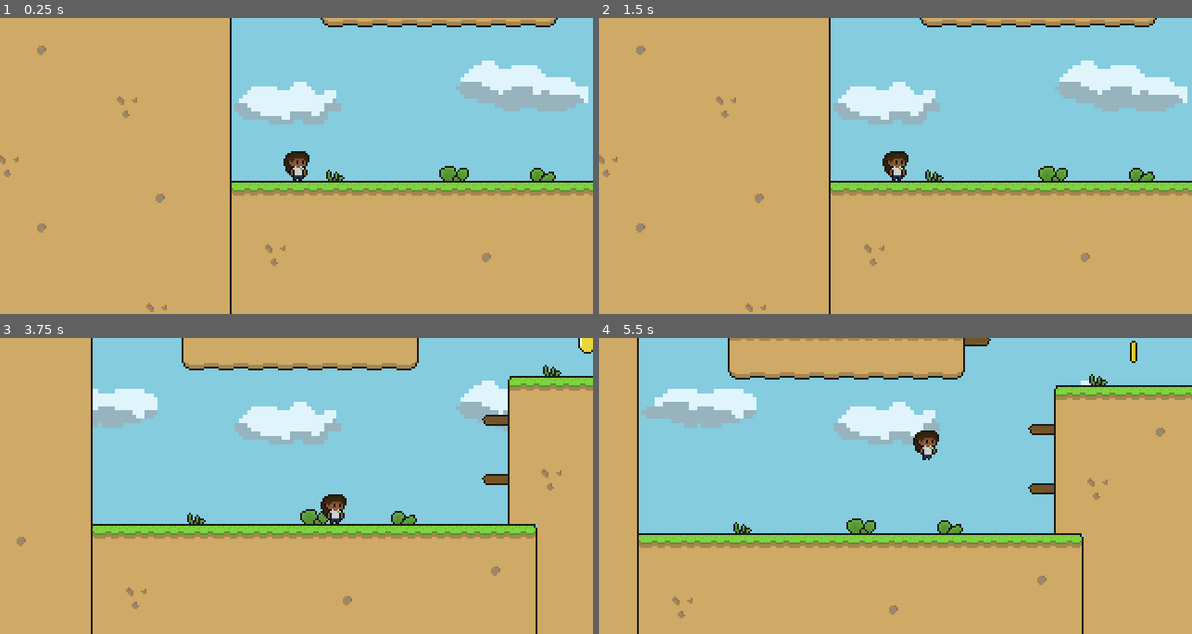
Above: before the commit, frames 1-4 (two rows, left to right).
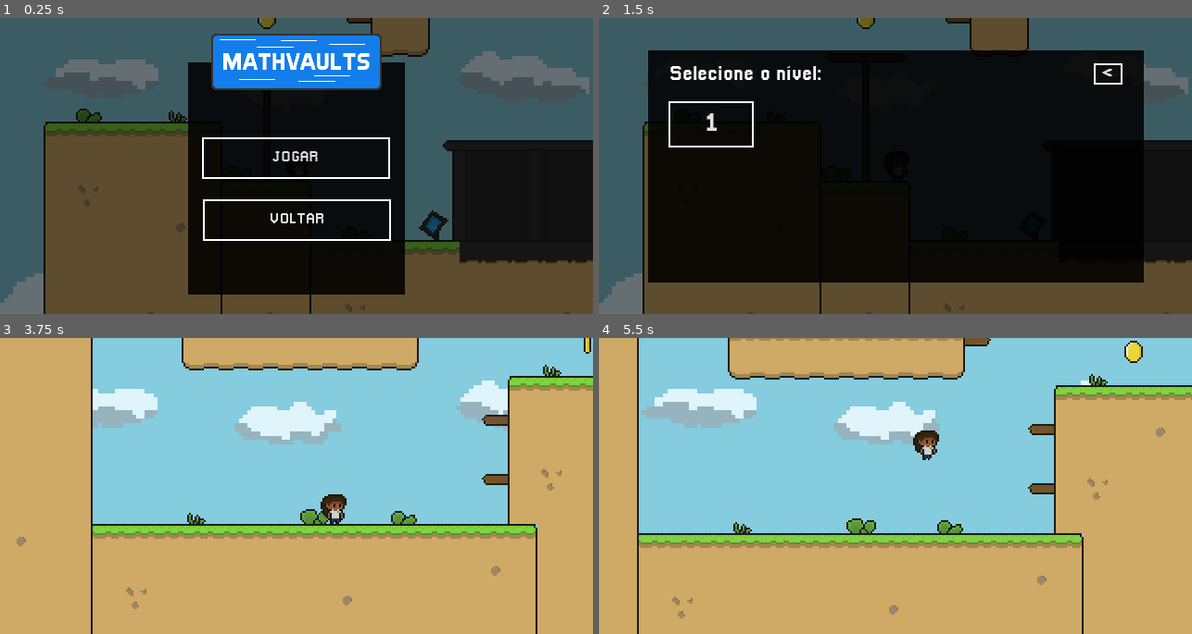
Above: after the commit, the same moments.

Repository: DanilloPitta/MathMinigames
Game: Godot game, scene res://MiniGames/MathVaults/Menu/menu.tscn
Same seed, same stepped clock (60 frames per second), same inputs: the game is played once before the commit and once after it. Before the commit the project starts from res://MiniGames/MathVaults/Levels/level_1.tscn.
Inputs (mouse positions are in pixels of both pictures, inside the frame that each line leads up to):
- Up to frame 1 (0.25 s): no input
- Up to frame 2 (1.5 s): click (895, 219) at 0.5 s, where only the run after the commit has a clickable "VOLTAR"; click (895, 157) at 1.25 s, where only the run after the commit has a clickable "JOGAR"
- Up to frame 3 (3.75 s): click (112, 444) at 2 s, where only the run after the commit has a clickable "1"; move the mouse to (426, 471) at 2.77 s; hold Right (ui_right) from 2.78 s (still down); click (426, 471) at 2.92 s; tap W (jump) at 3.02 s; move the mouse to (177, 500) at 3.52 s
- Up to frame 4 (5.5 s): tap W (jump) at 3.77, 5.27 s; move the mouse to (954, 420) at 4.27 s; release Right (ui_right) at 4.28 s; hold Left (ui_left) 4.28-5.03 s; move the mouse to (865, 545) at 5.02 s; hold Right (ui_right) from 5.03 s (still down); click (865, 545) at 5.17 s

The runs differ from the first frame. In frame 1, 99% of the frame differs, in the area x 0-100%, y 0-100%; in frame 2, 99%; in frame 3, 0.1%; in frame 4, 0.2%.

Commit message:
MathVaults menu

Diff:
--- /dev/null
+++ b/MiniGames/MathVaults/Menu/LevelBtn.gd
@@ -0,0 +1,6 @@
+extends Button
+
+@export var level_id : int
+
+func _on_pressed():
+	get_tree().change_scene_to_file("res://MiniGames/MathVaults/Levels/level_" + str(level_id) + ".tscn")
--- /dev/null
+++ b/MiniGames/MathVaults/Menu/menu.gd
@@ -0,0 +1,14 @@
+extends Control
+
+@onready var active_menu_tab = $Main
+
+func change_menu_tab(tab_to_show):
+	active_menu_tab.visible = false
+	tab_to_show.visible = true
+	active_menu_tab = tab_to_show
+
+func _on_play_pressed():
+	change_menu_tab($LevelSelector)
+
+func _on_back_btn_pressed():
+	change_menu_tab($Main)
--- /dev/null
+++ b/MiniGames/MathVaults/Menu/menu.tscn
@@ -0,0 +1,149 @@
+[gd_scene load_steps=8 format=3 uid="uid://iylsjmou6saw"]
+
+[ext_resource type="FontFile" uid="uid://dm8dwovr228s4" path="res://MiniGames/MathVaults/Assets/Fonts/Pixellari.ttf" id="1_fkvoi"]
+[ext_resource type="Texture2D" uid="uid://n2fj6bvs5f0a" path="res://MiniGames/MathVaults/Menu/Assets/background.png" id="1_pongb"]
+[ext_resource type="Script" path="res://MiniGames/MathVaults/Menu/menu.gd" id="2_8sjn0"]
+[ext_resource type="Texture2D" uid="uid://dmg5t6c4or3u6" path="res://MiniGames/MathVaults/Menu/Assets/title.png" id="2_cjhpf"]
+[ext_resource type="Script" path="res://MiniGames/MathVaults/Menu/LevelBtn.gd" id="5_pt514"]
+
+[sub_resource type="StyleBoxFlat" id="StyleBoxFlat_3knu7"]
+bg_color = Color(0.439216, 0.494118, 0.521569, 0)
+border_width_left = 2
+border_width_top = 2
+border_width_right = 2
+border_width_bottom = 2
+border_color = Color(1, 1, 1, 1)
+
+[sub_resource type="Theme" id="Theme_5at7l"]
+Button/fonts/font = ExtResource("1_fkvoi")
+Button/styles/disabled = SubResource("StyleBoxFlat_3knu7")
+Button/styles/focus = SubResource("StyleBoxFlat_3knu7")
+Button/styles/hover = SubResource("StyleBoxFlat_3knu7")
+Button/styles/normal = SubResource("StyleBoxFlat_3knu7")
+Button/styles/pressed = SubResource("StyleBoxFlat_3knu7")
+Label/fonts/font = ExtResource("1_fkvoi")
+
+[node name="Menu" type="Control"]
+layout_mode = 3
+anchors_preset = 15
+anchor_right = 1.0
+anchor_bottom = 1.0
+grow_horizontal = 2
+grow_vertical = 2
+theme = SubResource("Theme_5at7l")
+script = ExtResource("2_8sjn0")
+
+[node name="Background" type="TextureRect" parent="."]
+self_modulate = Color(0.45098, 0.45098, 0.45098, 1)
+layout_mode = 1
+anchors_preset = 15
+anchor_right = 1.0
+anchor_bottom = 1.0
+grow_horizontal = 2
+grow_vertical = 2
+texture = ExtResource("1_pongb")
+expand_mode = 1
+stretch_mode = 6
+
+[node name="Main" type="ColorRect" parent="."]
+layout_mode = 1
+anchors_preset = 8
+anchor_left = 0.5
+anchor_top = 0.5
+anchor_right = 0.5
+anchor_bottom = 0.5
+offset_left = -117.0
+offset_top = -112.5
+offset_right = 117.0
+offset_bottom = 138.5
+grow_horizontal = 2
+grow_vertical = 2
+color = Color(0, 0, 0, 0.862745)
+
+[node name="TextureRect" type="TextureRect" parent="Main"]
+layout_mode = 1
+anchors_preset = 5
+anchor_left = 0.5
+anchor_right = 0.5
+offset_left = -92.0
+offset_top = -31.0
+offset_right = 92.0
+offset_bottom = 31.0
+grow_horizontal = 2
+texture = ExtResource("2_cjhpf")
+expand_mode = 1
+stretch_mode = 4
+
+[node name="Play" type="Button" parent="Main"]
+layout_mode = 1
+anchors_preset = -1
+anchor_left = 0.0662393
+anchor_top = 0.322709
+anchor_right = 0.933761
+anchor_bottom = 0.501992
+grow_horizontal = 2
+grow_vertical = 2
+text = "JOGAR"
+metadata/_edit_use_anchors_ = true
+
+[node name="Back" type="Button" parent="Main"]
+layout_mode = 1
+anchors_preset = -1
+anchor_left = 0.0683761
+anchor_top = 0.591633
+anchor_right = 0.935897
+anchor_bottom = 0.770916
+grow_horizontal = 2
+grow_vertical = 2
+text = "VOLTAR"
+metadata/_edit_use_anchors_ = true
+
+[node name="LevelSelector" type="ColorRect" parent="."]
+visible = false
+layout_mode = 1
+anchors_preset = 8
+anchor_left = 0.5
+anchor_top = 0.5
+anchor_right = 0.5
+anchor_bottom = 0.5
+offset_left = -267.5
+offset_top = -125.5
+offset_right = 267.5
+offset_bottom = 125.5
+grow_horizontal = 2
+grow_vertical = 2
+color = Color(0, 0, 0, 0.862745)
+
+[node name="Title" type="Label" parent="LevelSelector"]
+layout_mode = 0
+offset_left = 22.5
+offset_top = 14.5
+offset_right = 190.5
+offset_bottom = 40.5
+theme_override_font_sizes/font_size = 22
+text = "Selecione o nível:"
+
+[node name="LevelBtn" type="Button" parent="LevelSelector"]
+custom_minimum_size = Vector2(50, 50)
+layout_mode = 1
+offset_left = 21.5
+offset_top = 54.5
+offset_right = 113.5
+offset_bottom = 104.5
+theme_override_font_sizes/font_size = 28
+text = "1"
+script = ExtResource("5_pt514")
+level_id = 1
+
+[node name="BackBtn" type="Button" parent="LevelSelector"]
+layout_mode = 0
+anchor_left = 0.899065
+anchor_top = 0.0557769
+anchor_right = 0.957009
+anchor_bottom = 0.14741
+text = "<"
+metadata/_edit_use_anchors_ = true
+
+[connection signal="pressed" from="Main/Play" to="." method="_on_play_pressed"]
+[connection signal="pressed" from="LevelSelector/LevelBtn" to="LevelSelector/LevelBtn" method="_on_pressed"]
+[connection signal="pressed" from="LevelSelector/BackBtn" to="." method="_on_back_btn_pressed"]
--- a/project.godot
+++ b/project.godot
@@ -11,7 +11,7 @@
 [application]
 
 config/name="MathMinigames"
-run/main_scene="res://MiniGames/MathVaults/Levels/level_1.tscn"
+run/main_scene="res://MiniGames/MathVaults/Menu/menu.tscn"
 config/features=PackedStringArray("4.1", "Mobile")
 config/icon="res://icon.svg"
 
Binary file added: MiniGames/MathVaults/Menu/Assets/background.png
Not shown, added: MiniGames/MathVaults/Menu/Assets/background.png.import
Binary file added: MiniGames/MathVaults/Menu/Assets/title.png
Not shown, added: MiniGames/MathVaults/Menu/Assets/title.png.import
